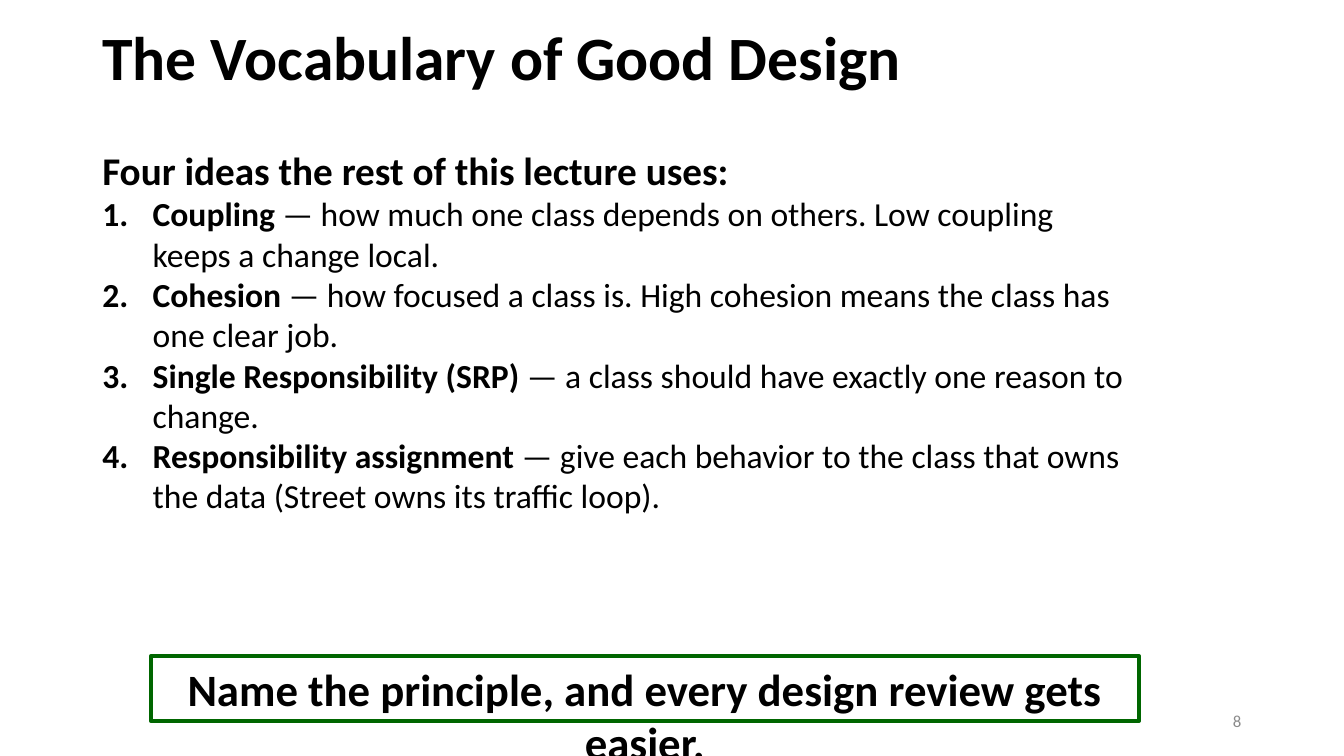
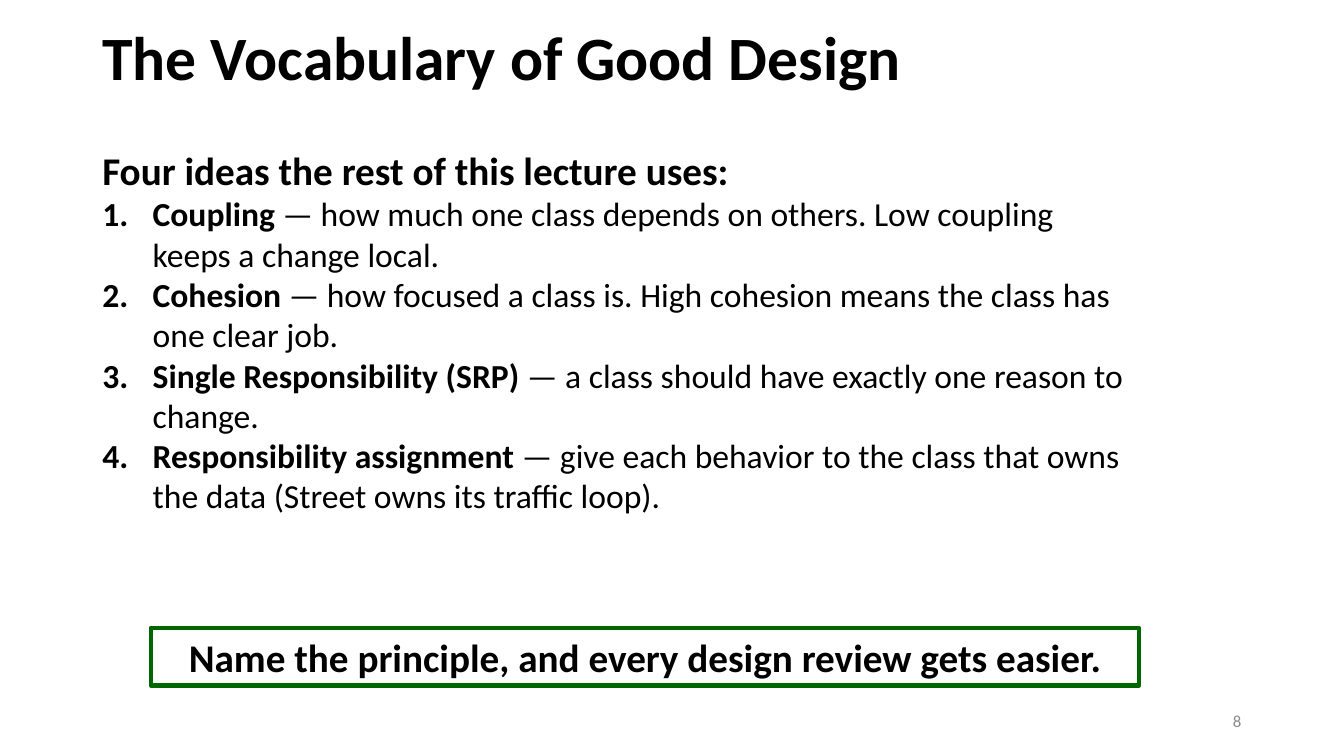
Before and after one commit to johnxu21/johnxu21.github.io, a slide deck: slide 8 of teaching/CS472/Timetable/OOD-V2-improved.pptx. Drawn at 1344x756 pixels with LibreOffice and Linux fonts; fonts in the diff are those of the drawing. Boxes give left, top, right and bottom in pixels: in the first picture for what was removed or moved away, otherwise in the second. Text is boxed around its words. In the diff, an @@ line names an element or a change of style, - is before the commit and + after.

```diff
--- a/teaching/CS472/Timetable/OOD-V2-improved.pptx
+++ b/teaching/CS472/Timetable/OOD-V2-improved.pptx
@@ rectangle "Name the principle, and every ...": place and size @@
-rectangle "Name the principle, and every ..." at [151,656,1139,721]
+rectangle "Name the principle, and every ..." at [151,628,1139,686]
@@ rectangle "Name the principle, and every ..." at [151,628,1139,686]: size 32 to 28 pt @@
```
Also in this commit, not shown: 1 other slide changed, 4 other files.
